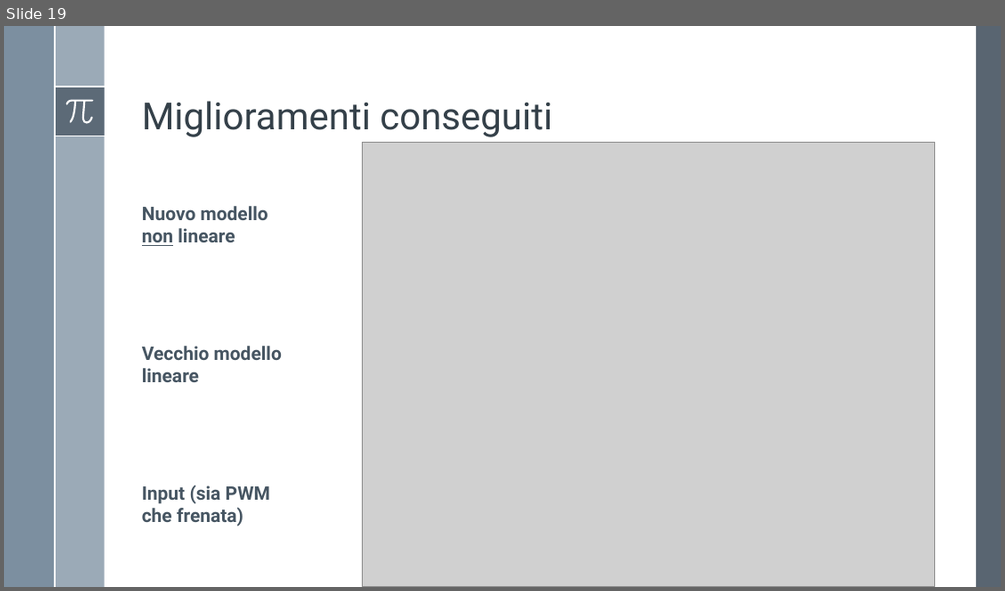
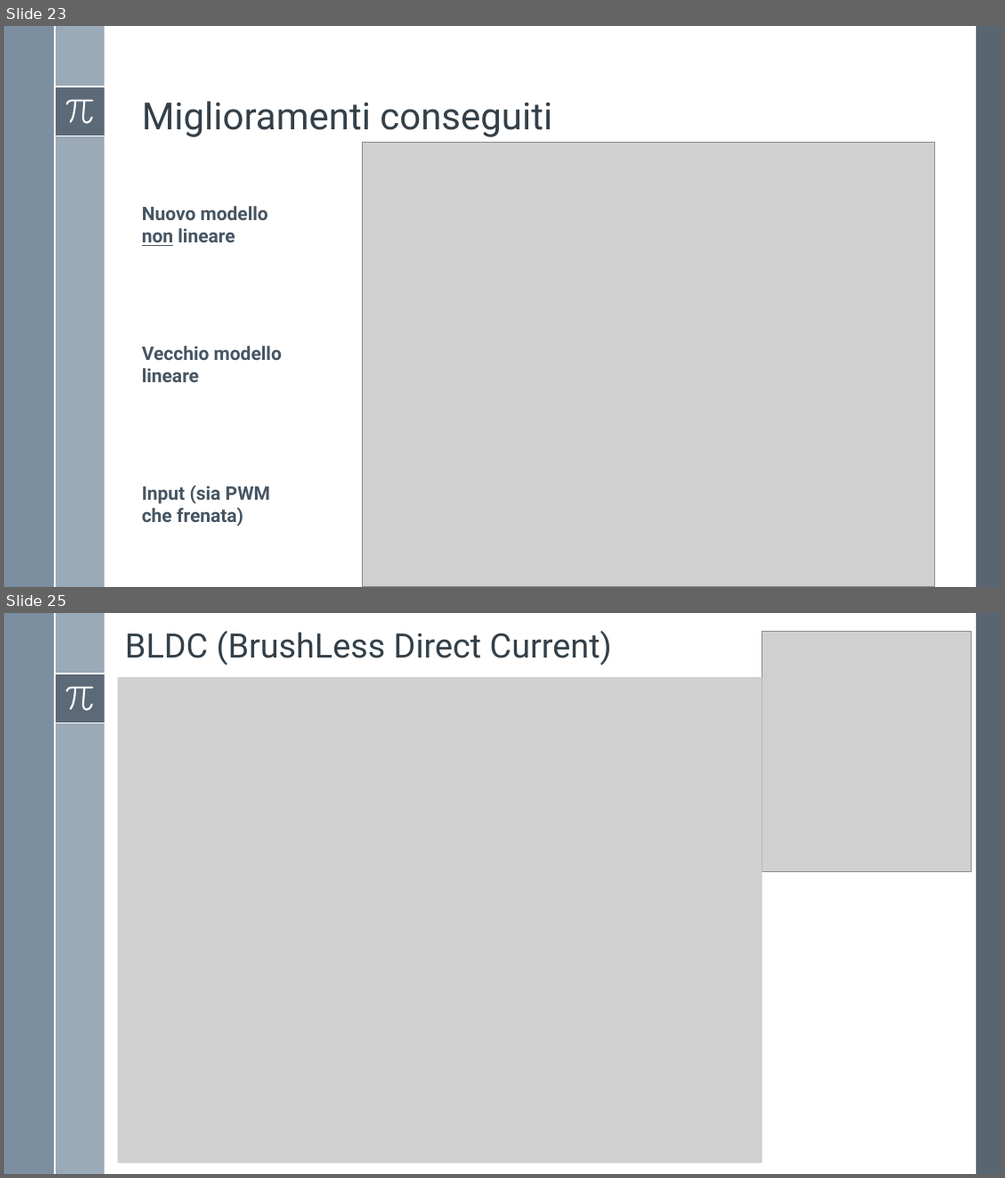
Before and after one commit to Alfystar/mv-Project, a slide deck: 00_Relazione/2-Modello e identificazione di un motore DC/Modello e identificazione di un motore DC.pptx. Shown one above the other, each under a label of ours: slide 19 before the commit, slides 23 and 25 after it; the slides between them are not shown. The pictures are 1005x591 and 1005x1178 pixels, drawn with LibreOffice and Linux fonts; fonts in the diff are those of the drawing; grey boxes stand for pictures. Boxes give left, top, right and bottom in pixels: in the first picture for what was removed or moved away, otherwise in the second. Text is boxed around its words. In the diff, an @@ line names an element or a change of style, - is before the commit and + after.

```diff
--- a/00_Relazione/2-Modello e identificazione di un motore DC/Modello e identificazione di un motore DC.pptx
+++ b/00_Relazione/2-Modello e identificazione di un motore DC/Modello e identificazione di un motore DC.pptx
@@ slide 25 added at (4,613,1001,1174), background #FFFFFF; not listed: 8 template elements that a slide beside it also shows @@
@@ title added at (125,631,612,666), 32.4 pt, text #35404A @@
+BLDC (BrushLess Direct Current)
@@ picture added at (762,632,971,872) @@
@@ picture added at (118,677,762,1163) @@
@@ what was slide 19 is now slide 23 @@
```
Also in this commit, not shown: 1 slide changed, 8 other slides added, 12 other files.
